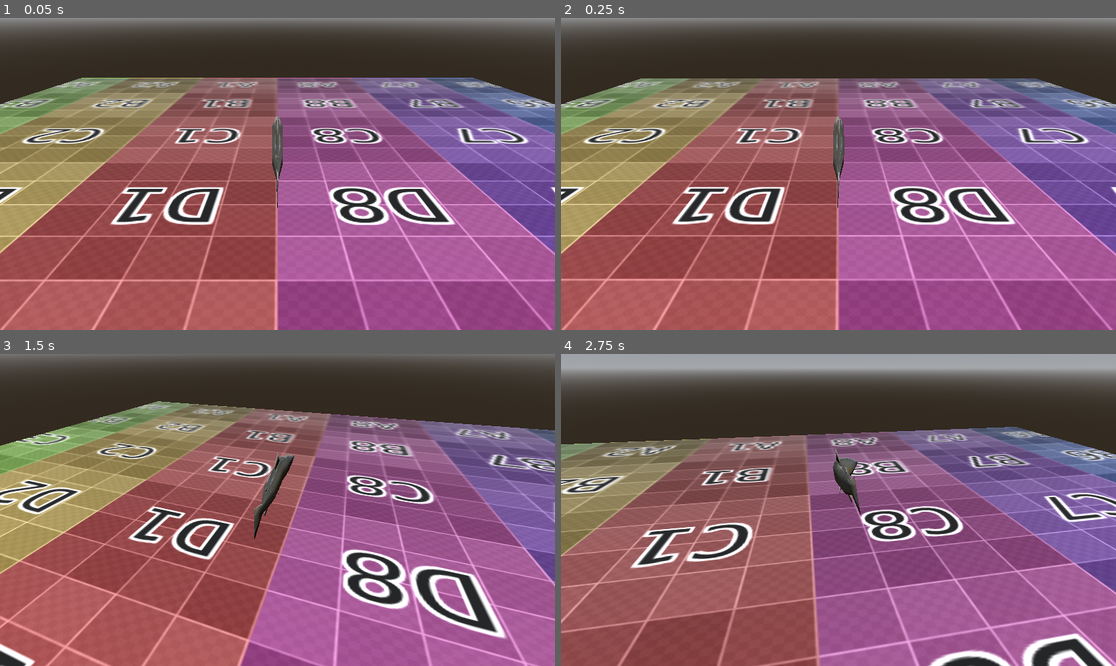
Above: before the commit, frames 1-4 (two rows, left to right).
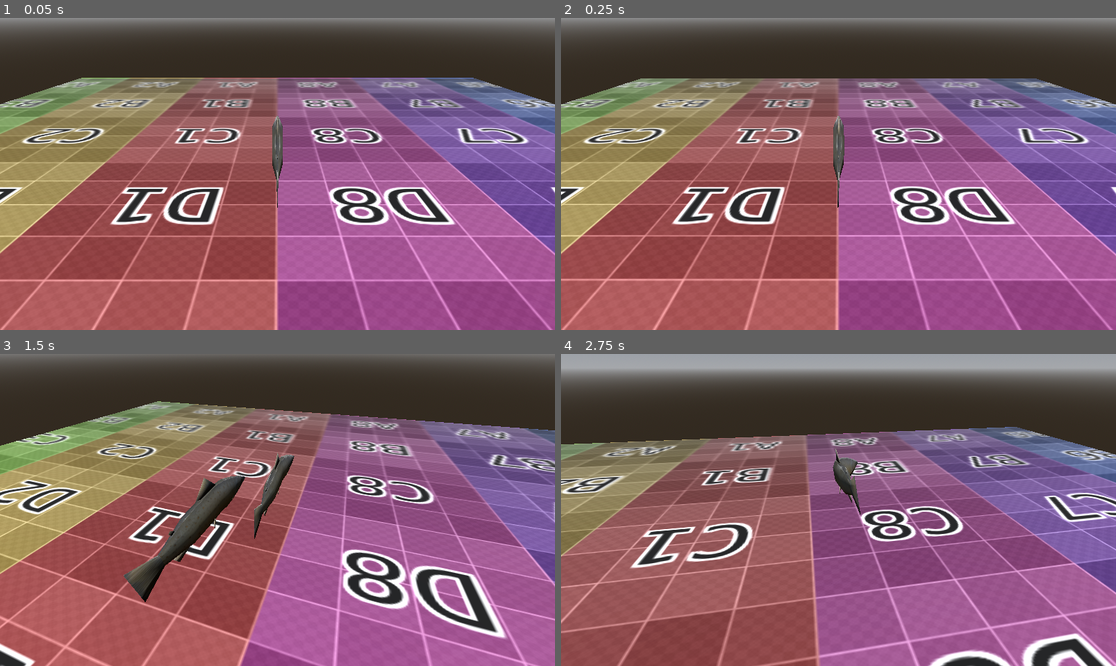
Above: after the commit, the same moments.

Repository: struc2ture/sisyphus
Game: Godot game, scene res://scenes/main.tscn
Two runs of this game, one before a commit and one after it. Both use one fixed random seed, a clock stepped at 60 frames per second and the inputs below.
Inputs (mouse positions are in pixels of both pictures, inside the frame that each line leads up to):
- Up to frame 1 (0.05 s): no input
- Up to frame 2 (0.25 s): no input
- Up to frame 3 (1.5 s): move the mouse to (305, 510) at 0.52 s; hold Shift (dive) 0.53-1.28 s; hold W (move_forward) from 0.53 s (still down); tap Space (jump) at 0.77 s; move the mouse to (249, 510) at 1.27 s; tap Shift (dive) at 1.35 s
- Up to frame 4 (2.75 s): keep holding W (move_forward); tap Space (jump) at 1.52 s; move the mouse to (849, 503) at 2.02 s; hold Shift (dive) from 2.03 s (still down)

The runs differ from the first frame. In frame 1, less than 0.1% of the frame differs, in the area x 49-51%, y 33-55%; in frame 2, less than 0.1%; in frame 3, 2.1%, in the area x 22-45%, y 38-80%; in frame 4, nothing differs.

Commit message:
Experimenting with proc animation

Diff:
--- a/scenes/main.tscn
+++ b/scenes/main.tscn
@@ -1,9 +1,10 @@
-[gd_scene load_steps=12 format=3 uid="uid://d0d0xxgv3fr7k"]
+[gd_scene load_steps=13 format=3 uid="uid://d0d0xxgv3fr7k"]
 
 [ext_resource type="Script" uid="uid://b7ny8fhe0s33q" path="res://scripts/salmon_controller.gd" id="1_0wfyh"]
 [ext_resource type="PackedScene" uid="uid://bytdgha6ninjd" path="res://scenes/salmon.tscn" id="2_jyhfs"]
 [ext_resource type="Script" uid="uid://baep7ktortpnk" path="res://scripts/camera_pivot.gd" id="3_jyhfs"]
 [ext_resource type="Texture2D" uid="uid://b1eqvn32ht5gb" path="res://res/uv-test.png" id="4_jyhfs"]
+[ext_resource type="Script" uid="uid://h02npvs6ud7v" path="res://scripts/salmon_anim_test.gd" id="4_tbgi4"]
 
 [sub_resource type="ProceduralSkyMaterial" id="ProceduralSkyMaterial_sugp2"]
 
@@ -67,6 +68,9 @@
 [node name="Camera3D" type="Camera3D" parent="Node3D/CameraPivot"]
 transform = Transform3D(1, 0, 0, 0, 0.78712887, 0.6167887, 0, -0.6167887, 0.78712887, 0, 1.5207194, 2.8871412)
 
+[node name="2025-12-03_Salmon" parent="Node3D" instance=ExtResource("2_jyhfs")]
+script = ExtResource("4_tbgi4")
+
 [node name="RigidBody3D" type="StaticBody3D" parent="."]
 transform = Transform3D(1, 0, 0, 0, 1, 0, 0, 0, 1, 0, -4, 0)
 
--- /dev/null
+++ b/scripts/salmon_anim_test.gd
@@ -0,0 +1,55 @@
+extends Node3D
+
+@onready var skel: Skeleton3D = $Armature/Skeleton3D
+@onready var head_idx = skel.find_bone("Head")
+@onready var cam = get_viewport().get_camera_3d()
+#@onready var world_to_skel = skel.get_bone_pose(head_idx).affine_inverse()
+
+func _ready() -> void:
+	# skel.local_pose_override = true
+	print("Head:")
+	print(skel.get_bone_pose(head_idx))
+	print(skel.get_bone_pose(head_idx).basis)
+	print(skel.get_bone_global_pose(head_idx).basis)
+	print("Tail:")
+	print(skel.get_bone_pose(skel.find_bone("Tail")).basis)
+	print(skel.get_bone_global_pose(skel.find_bone("Tail")).basis)
+	print("Godot Node:")
+	print(global_transform.basis)
+	print(skel.transform.basis)
+	pass
+
+
+func _process(_delta: float) -> void:
+	if Input.is_key_pressed(KEY_SPACE):
+		look_head(get_head_dir().slerp(-cam.global_transform.basis.z, 0.05))
+	pass
+
+
+func get_head_dir() -> Vector3:
+	return global_transform.basis * skel.get_bone_global_pose(head_idx).basis.y
+
+
+func look_head(dir: Vector3) -> void:
+	dir = global_transform.basis.inverse() * dir
+	#dir = dir.normalized()
+
+	var fwd = Vector3(1.0, 0.0, 0.0)
+
+	# max angle allowed
+	var max_angle = deg_to_rad(30)
+
+	var angle = fwd.angle_to(dir)
+	if angle > max_angle:
+		dir = fwd.slerp(dir, max_angle / angle)
+
+	var y = dir.normalized()
+	var x = y.cross(Vector3(0, 1, 0)).normalized()
+	if x.length() < 0.0001:
+		x = Vector3(1,0,0)
+
+	var z = x.cross(y).normalized()
+
+	var look_basis = Basis(x, y, z)
+
+	skel.set_bone_global_pose(head_idx, Transform3D(look_basis, Vector3.ZERO))
--- a/scripts/salmon_controller.gd
+++ b/scripts/salmon_controller.gd
@@ -16,7 +16,7 @@
 func _ready() -> void:
 	pass
 
-func _physics_process(delta):
+func _physics_process(_delta):
 	var cam := get_viewport().get_camera_3d()
 	if cam == null:
 		return
Not shown, added: scripts/salmon_anim_test.gd.uid
